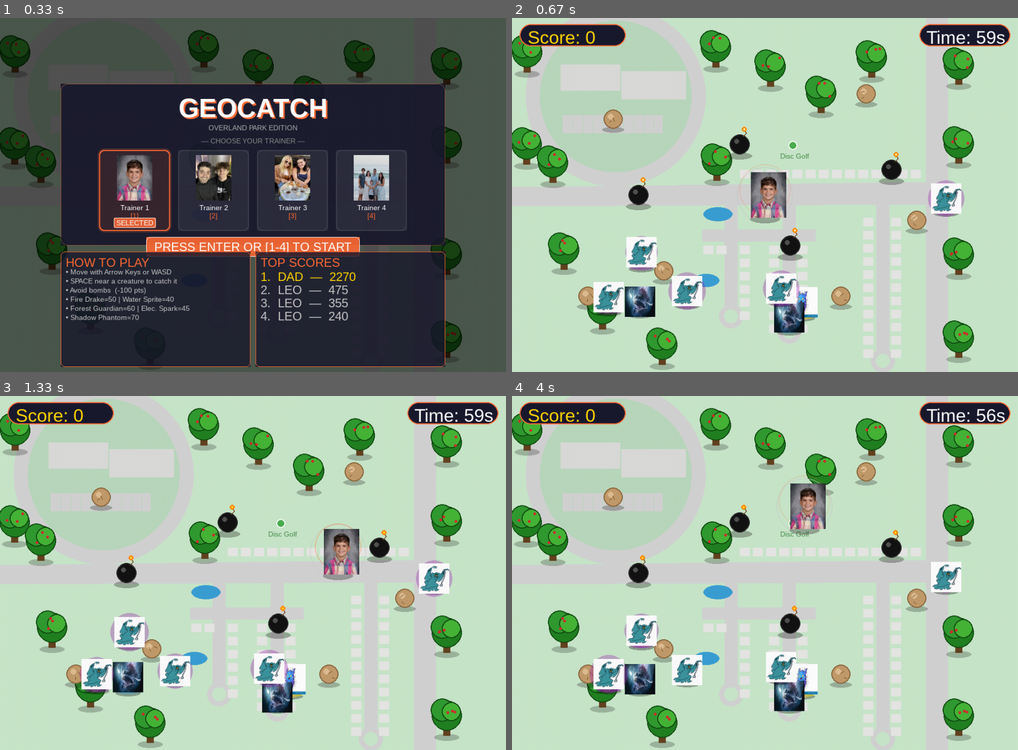
Above: before the commit, frames 1-4 (two rows, left to right).
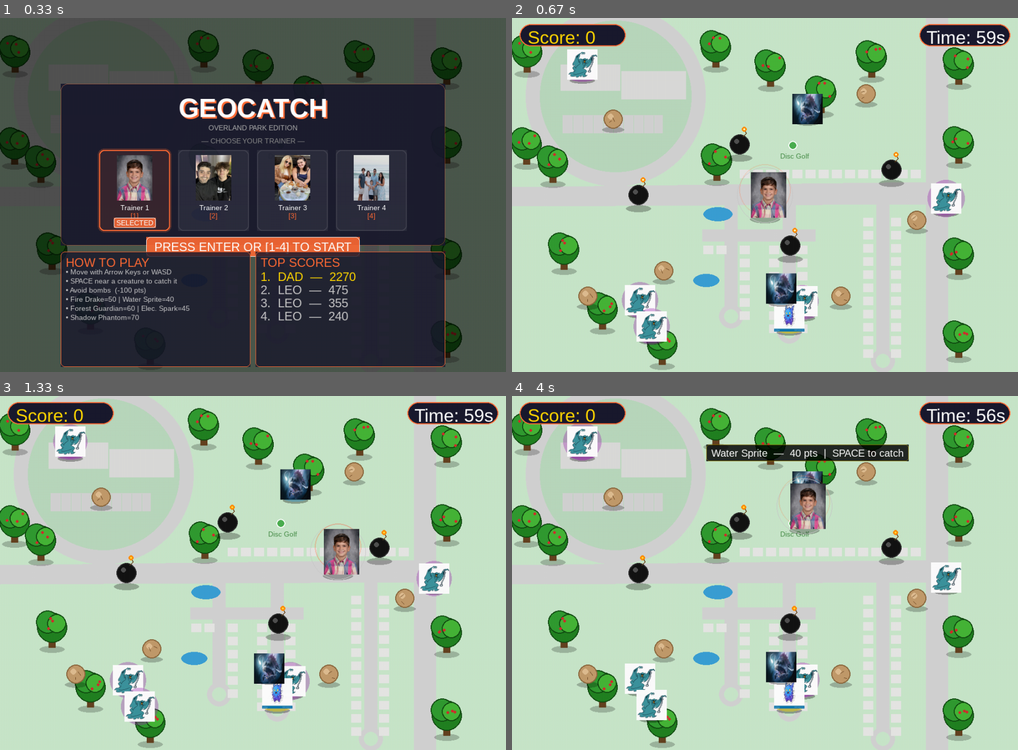
Above: after the commit, the same moments.

Repository: Carlos3652/geocatch
Game: pygame game, started from geocatch_pygame.py
The game is run twice, just before and just after one commit, with the same random seed, the same clock (stepped at 60 frames per second) and the same inputs.
Inputs:
- Up to frame 1 (0.33 s): no input
- Up to frame 2 (0.67 s): tap Enter at 0.33 s
- Up to frame 3 (1.33 s): hold Right 0.67-1.13 s; hold Up from 1.22 s (still down)
- Up to frame 4 (4 s): release Up at 1.52 s; hold Right 1.55-2.02 s; hold Left 2.05-2.58 s; hold Down 2.62-2.92 s; hold Left 2.95-3.35 s; hold Up 3.38-3.75 s; hold Right from 3.78 s (still down)

Frame 1 is identical in both runs. In frame 2, 5.5% of the frame differs, in the area x 10-90%, y 8-93%; in frame 3, 5.7%; in frame 4, 7.1%, in the area x 10-89%, y 7-93%.

Commit message:
Fix medium QA issues: spawn safety, draw order, perf optimizations
MED-01: reject creature spawn positions overlapping rocks (65 px radius)
MED-03: correct trainer layer order — shadow → catch circle → pulse ring → sprite
MED-04: move bomb drop-shadow down 4 px so it clears the body
MED-07: pre-render float-text surfaces at creation; set_alpha() only per frame
MED-08: draw_world() accepts a surf param; pre-render static world once at
        startup into _world_surf, blit each frame instead of ~50 draw calls

Co-Authored-By: Claude Sonnet 4.6 <noreply@anthropic.com>

Diff:
--- a/geocatch_pygame.py
+++ b/geocatch_pygame.py
@@ -173,80 +173,80 @@
     ]
     _tree_data.append({"pos": (_tx, _ty), "berries": _berries})
 
-def draw_world():
-    """Draw the neighbourhood-themed game world."""
-    screen.fill(GRASS)
+def draw_world(surf):
+    """Draw the neighbourhood-themed game world onto surf (MED-08: supports pre-render)."""
+    surf.fill(GRASS)
 
     # --- ANTIOCH RD (right side, vertical) ---
-    pygame.draw.rect(screen, ROAD, (818, 0, 44, HEIGHT))
+    pygame.draw.rect(surf, ROAD, (818, 0, 44, HEIGHT))
 
     # --- W 165TH ST (main horizontal, slight diagonal) ---
-    pygame.draw.polygon(screen, ROAD, [
+    pygame.draw.polygon(surf, ROAD, [
         (0, 334), (818, 324),
         (818, 368), (0, 372)
     ])
 
     # --- SCHOOL CAMPUS (upper-left circular loop road) ---
-    pygame.draw.circle(screen, ROAD, (205, 155), 178)
-    pygame.draw.circle(screen, SCHOOL_GROUND, (205, 155), 150)
-    pygame.draw.rect(screen, (218, 218, 216), (96, 92, 118, 52))    # Cedar Hills
-    pygame.draw.rect(screen, (218, 218, 216), (216, 105, 128, 56))  # Pleasant Ridge
-    pygame.draw.rect(screen, ROAD, (100, 192, 198, 36))              # parking lot
+    pygame.draw.circle(surf, ROAD, (205, 155), 178)
+    pygame.draw.circle(surf, SCHOOL_GROUND, (205, 155), 150)
+    pygame.draw.rect(surf, (218, 218, 216), (96, 92, 118, 52))    # Cedar Hills
+    pygame.draw.rect(surf, (218, 218, 216), (216, 105, 128, 56))  # Pleasant Ridge
+    pygame.draw.rect(surf, ROAD, (100, 192, 198, 36))              # parking lot
     for _px in range(120, 294, 20):
-        pygame.draw.line(screen, SCHOOL_GROUND, (_px, 193), (_px, 227), 1)
+        pygame.draw.line(surf, SCHOOL_GROUND, (_px, 193), (_px, 227), 1)
 
     # --- RESIDENTIAL STREETS (south of 165th) ---
-    pygame.draw.rect(screen, ROAD, (420, 368, 26, 222))   # Grandview St
-    pygame.draw.rect(screen, ROAD, (376, 418, 224, 24))   # 165th Terrace
-    pygame.draw.rect(screen, ROAD, (535, 368, 26, 252))   # Eby St
-    pygame.draw.rect(screen, ROAD, (720, 368, 26, 310))   # Slater St
-    pygame.draw.circle(screen, ROAD,  (433, 590), 24)
-    pygame.draw.circle(screen, GRASS, (433, 590), 14)
-    pygame.draw.circle(screen, ROAD,  (548, 620), 24)
-    pygame.draw.circle(screen, GRASS, (548, 620), 14)
-    pygame.draw.circle(screen, ROAD,  (733, 678), 24)
-    pygame.draw.circle(screen, GRASS, (733, 678), 14)
+    pygame.draw.rect(surf, ROAD, (420, 368, 26, 222))   # Grandview St
+    pygame.draw.rect(surf, ROAD, (376, 418, 224, 24))   # 165th Terrace
+    pygame.draw.rect(surf, ROAD, (535, 368, 26, 252))   # Eby St
+    pygame.draw.rect(surf, ROAD, (720, 368, 26, 310))   # Slater St
+    pygame.draw.circle(surf, ROAD,  (433, 590), 24)
+    pygame.draw.circle(surf, GRASS, (433, 590), 14)
+    pygame.draw.circle(surf, ROAD,  (548, 620), 24)
+    pygame.draw.circle(surf, GRASS, (548, 620), 14)
+    pygame.draw.circle(surf, ROAD,  (733, 678), 24)
+    pygame.draw.circle(surf, GRASS, (733, 678), 14)
 
     # --- PONDS ---
-    pygame.draw.ellipse(screen, LAKE, (378, 374, 58, 28))
-    pygame.draw.ellipse(screen, LAKE, (358, 506, 52, 26))
+    pygame.draw.ellipse(surf, LAKE, (378, 374, 58, 28))
+    pygame.draw.ellipse(surf, LAKE, (358, 506, 52, 26))
 
     # --- HOUSES ---
     for _hx in range(450, 808, 26):
-        pygame.draw.rect(screen, HOUSE_COLOR, (_hx, 300, 20, 17))
+        pygame.draw.rect(surf, HOUSE_COLOR, (_hx, 300, 20, 17))
     for _hx in range(378, 418, 26):
-        pygame.draw.rect(screen, HOUSE_COLOR, (_hx, 450, 20, 17))
+        pygame.draw.rect(surf, HOUSE_COLOR, (_hx, 450, 20, 17))
     for _hy in range(450, 582, 26):
-        pygame.draw.rect(screen, HOUSE_COLOR, (450, _hy, 20, 17))
+        pygame.draw.rect(surf, HOUSE_COLOR, (450, _hy, 20, 17))
     for _hy in range(450, 616, 26):
-        pygame.draw.rect(screen, HOUSE_COLOR, (508, _hy, 20, 17))
+        pygame.draw.rect(surf, HOUSE_COLOR, (508, _hy, 20, 17))
     for _hy in range(450, 616, 26):
-        pygame.draw.rect(screen, HOUSE_COLOR, (564, _hy, 20, 17))
+        pygame.draw.rect(surf, HOUSE_COLOR, (564, _hy, 20, 17))
     for _hy in range(395, 668, 26):
-        pygame.draw.rect(screen, HOUSE_COLOR, (694, _hy, 20, 17))
+        pygame.draw.rect(surf, HOUSE_COLOR, (694, _hy, 20, 17))
     for _hy in range(395, 668, 26):
-        pygame.draw.rect(screen, HOUSE_COLOR, (749, _hy, 20, 17))
+        pygame.draw.rect(surf, HOUSE_COLOR, (749, _hy, 20, 17))
 
     # --- DISC GOLF COURSE MARKER ---
-    pygame.draw.circle(screen, (76, 175, 80), (555, 252), 9)
-    pygame.draw.circle(screen, WHITE, (555, 252), 9, 2)
+    pygame.draw.circle(surf, (76, 175, 80), (555, 252), 9)
+    pygame.draw.circle(surf, WHITE, (555, 252), 9, 2)
     _dg = tiny_font.render("Disc Golf", True, (70, 140, 70))
-    screen.blit(_dg, (530, 265))
+    surf.blit(_dg, (530, 265))
 
     # --- TREES ---
     for td in _tree_data:
         tx, ty = td["pos"]
         cx, cy = tx + 15, ty + 20
-        screen.blit(_shad_tree, (tx - 10, ty + 56))
-        pygame.draw.rect(screen, TREE_TRUNK, (tx + 8, ty + 25, 14, 35))
-        pygame.draw.circle(screen, (18, 76, 18),  (cx, cy), 30)
-        pygame.draw.circle(screen, (34, 130, 34), (cx, cy), 28)
-        pygame.draw.circle(screen, (18, 76, 18),  (cx - 9, cy - 11), 23)
-        pygame.draw.circle(screen, (50, 155, 50), (cx - 9, cy - 11), 21)
-        pygame.draw.circle(screen, (18, 76, 18),  (cx + 9, cy - 8), 19)
-        pygame.draw.circle(screen, (70, 180, 55), (cx + 9, cy - 8), 17)
+        surf.blit(_shad_tree, (tx - 10, ty + 56))
+        pygame.draw.rect(surf, TREE_TRUNK, (tx + 8, ty + 25, 14, 35))
+        pygame.draw.circle(surf, (18, 76, 18),  (cx, cy), 30)
+        pygame.draw.circle(surf, (34, 130, 34), (cx, cy), 28)
+        pygame.draw.circle(surf, (18, 76, 18),  (cx - 9, cy - 11), 23)
+        pygame.draw.circle(surf, (50, 155, 50), (cx - 9, cy - 11), 21)
+        pygame.draw.circle(surf, (18, 76, 18),  (cx + 9, cy - 8), 19)
+        pygame.draw.circle(surf, (70, 180, 55), (cx + 9, cy - 8), 17)
         for bx, by in td["berries"]:
-            pygame.draw.circle(screen, (210, 45, 45), (bx, by), 3)
+            pygame.draw.circle(surf, (210, 45, 45), (bx, by), 3)
 
 
 def in_lake(x, y):
@@ -258,6 +258,11 @@
     return False
 
 
+# MED-08: pre-render static world once at startup (blit each frame instead of redrawing ~50 calls)
+_world_surf = pygame.Surface((WIDTH, HEIGHT))
+draw_world(_world_surf)
+
+
 def spawn_creatures(n=8):
     global creatures
     creatures = []
@@ -265,10 +270,11 @@
         for _attempt in range(10):
             px = random.randint(80, WIDTH - 80)
             py = random.randint(80, HEIGHT - 80)
-            if not in_lake(px, py):
+            # MED-01: also reject positions too close to rocks (creature would be unreachable)
+            if not in_lake(px, py) and not any(math.hypot(px - rx, py - ry) < 65 for rx, ry in rocks):
                 break
         else:
-            px, py = WIDTH // 2, HEIGHT // 2  # CRIT-02: fallback if all attempts hit water
+            px, py = WIDTH // 2, HEIGHT // 2  # fallback if all attempts fail
         creatures.append({
             "x": px,
             "y": py,
@@ -362,6 +368,14 @@
 # ─────────────────────────────────────────────────────────────────────────────
 
 
+def _make_float_text(text, x, y, color):
+    """Pre-render a floating score label once (MED-07: avoids two surface allocs per frame)."""
+    _ts = font.render(text, True, color)
+    _as = pygame.Surface(_ts.get_size(), pygame.SRCALPHA)
+    _as.blit(_ts, (0, 0))
+    return {"x": x, "y": y, "timer": 1.0, "_surf": _as, "_w": _ts.get_width()}
+
+
 running = True
 while running:
     dt = clock.tick(60) / 1000.0   # CRIT-01: dt set at top of loop, always valid
@@ -394,7 +408,7 @@
                         caught = c["type"]
                         score += caught["points"]
                         inventory.append(caught["name"])
-                        float_texts.append({"text": f"+{caught['points']}", "x": c["x"], "y": c["y"], "timer": 1.0, "color": SCORE_GOLD})
+                        float_texts.append(_make_float_text(f"+{caught['points']}", c["x"], c["y"], SCORE_GOLD))
                         del creatures[i]
 
         elif game_state == "game_over":
@@ -436,7 +450,7 @@
             bx, by = bombs[i]
             if bomb_cooldown == 0 and math.hypot(player_x - bx, player_y - by) < 40:
                 score = max(0, score - 100)
-                float_texts.append({"text": "\u2212100", "x": bx, "y": by, "timer": 1.0, "color": (255, 82, 82)})
+                float_texts.append(_make_float_text("\u2212100", bx, by, (255, 82, 82)))
                 bomb_flash_frames = 3
                 bombs[i] = (random.randint(100, WIDTH - 100), random.randint(100, HEIGHT - 100))
                 bomb_cooldown = 90
@@ -457,7 +471,7 @@
 
     # ── DRAW ──────────────────────────────────────────────────────────────────
     if game_state == "character_select":
-        draw_world()
+        screen.blit(_world_surf, (0, 0))
         screen.blit(_cs_overlay, (0, 0))
         screen.blit(_cs_panel, (_cs_panel_x, _cs_panel_y))
 
@@ -577,7 +591,7 @@
                 screen.blit(line, (WIDTH // 2 - line.get_width() // 2, go_y + 260 + i * 30))
 
     else:  # playing
-        draw_world()
+        screen.blit(_world_surf, (0, 0))
 
         for rd in _rock_data:
             rx, ry = rd["pos"]
@@ -590,7 +604,7 @@
 
         _bt = pygame.time.get_ticks() / 1000.0
         for bx, by in bombs:
-            screen.blit(_shad_bomb, (bx - 25, by + 16))
+            screen.blit(_shad_bomb, (bx - 25, by + 20))
             pygame.draw.circle(screen, (50, 50, 50), (bx, by), 20)
             pygame.draw.circle(screen, (20, 20, 20), (bx, by), 18)
             pygame.draw.circle(screen, (80, 80, 80), (bx - 6, by - 6), 5)
@@ -642,6 +656,9 @@
             screen.blit(border_s, (lbl_x, lbl_y))
             screen.blit(label_text, (lbl_x + pad_x, lbl_y + pad_y))
 
+        # MED-03: correct draw order — shadow → catch radius → pulse ring → sprite
+        screen.blit(_shad_trainer, (player_x - 30, player_y + 40))
+
         # Catch radius indicator
         pygame.draw.circle(screen, (200, 200, 200), (player_x, player_y), 55, 1)
 
@@ -654,7 +671,6 @@
         pygame.draw.circle(_ring_surf, (*ACCENT, _ring_alpha), (_ring_r + 2, _ring_r + 2), _ring_r, 2)
         screen.blit(_ring_surf, (player_x - _ring_r - 2, player_y - 10 - _ring_r - 2))
 
-        screen.blit(_shad_trainer, (player_x - 30, player_y + 40))
         if trainer_images[selected_char]:
             screen.blit(trainer_images[selected_char], (player_x - 28, player_y - 45))
         else:
@@ -669,12 +685,8 @@
         for ft in float_texts:
             progress = 1.0 - ft["timer"]
             draw_y = int(ft["y"] - progress * 60)
-            alpha = int(ft["timer"] * 255)
-            text_surf = font.render(ft["text"], True, ft["color"])
-            alpha_surf = pygame.Surface(text_surf.get_size(), pygame.SRCALPHA)
-            alpha_surf.blit(text_surf, (0, 0))
-            alpha_surf.set_alpha(alpha)
-            screen.blit(alpha_surf, (int(ft["x"]) - text_surf.get_width() // 2, draw_y))
+            ft["_surf"].set_alpha(int(ft["timer"] * 255))
+            screen.blit(ft["_surf"], (int(ft["x"]) - ft["_w"] // 2, draw_y))
 
         # Score pill (top-left)
         score_pill_rect = pygame.Rect(15, 12, 210, 44)
